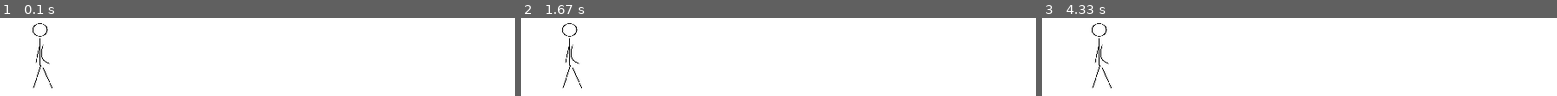
Above: before the commit, frames 1-3 (left to right).
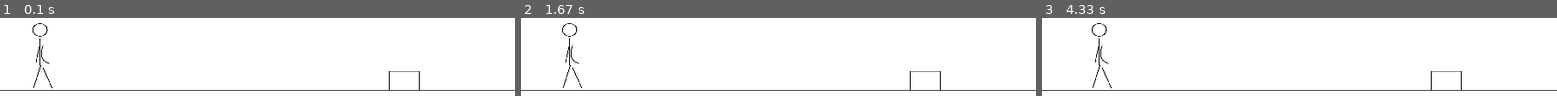
Above: after the commit, the same moments.

Repository: VeroniBraakman/Basic_Game
Game: pygame game, started from PygameTest.py
The game is run twice, just before and just after one commit, with the same random seed, the same clock (stepped at 60 frames per second) and the same inputs.
Inputs:
- Up to frame 1 (0.1 s): no input
- Up to frame 2 (1.67 s): hold Right 0.33-0.8 s; hold Right 0.83-1.3 s; hold Left from 1.33 s (still down)
- Up to frame 3 (4.33 s): release Left at 1.87 s; hold Left 1.9-2.3 s; hold Right 2.33-2.97 s; hold Left 3-3.47 s; hold Right 3.5-3.97 s; hold Right from 4 s (still down)

The runs differ from the first frame. In frame 1, 1.2% of the frame differs, in the area x 0-100%, y 68-94%; in frame 2, 1.2%; in frame 3, 1.2%.

Commit message:
add an obstacle

Diff:
--- a/PygameTest.py
+++ b/PygameTest.py
@@ -5,17 +5,24 @@
 SCREEN = p.display.set_mode((WIDTH, HEIGHT))
 p.display.set_caption("Basic Game")
 
-LIGHTBLUE = (150, 200, 255)
+VEL = 10
 BLACK = (0, 0, 0)
+GREY = (60, 60, 60)
 WHITE = (255, 255, 255)
 FPS = 60
 FIGURE = p.image.load('stick_figure.png')
+OBJECT= p.image.load('object1.png')
 main_character = p.transform.scale(FIGURE, (600, 600))
+main_object = p.transform.scale(OBJECT, (40, 25))
 
 
 def draw_window(m_c):
     SCREEN.fill(WHITE)
     SCREEN.blit(main_character, (m_c.x, m_c.y))
+    SCREEN.blit(main_object, (450, 222))
+    p.draw.line(SCREEN, GREY, (0, 245), (600, 245), 1)
+    #p.draw.line(SCREEN, GREY, (0, 55), (600, 55), 1)
+    #p.draw.rect(SCREEN, GREY, p.Rect(450, 220, 25, 25), 1)
     p.display.update()
 
 def move_main_character(e, m_c):
@@ -24,6 +31,9 @@
             m_c.x += 10
         if e.key == p.K_LEFT and m_c.x >= -275:
             m_c.x -= 10
+
+#def move_main_object():
+
 
 
 def main():
@@ -37,6 +47,7 @@
             if e.type == p.QUIT:
                 run = False
             move_main_character(e, m_c)
+            #move_obstacle()
         draw_window(m_c)
 
     p.quit()
Binary file added: object1.png
